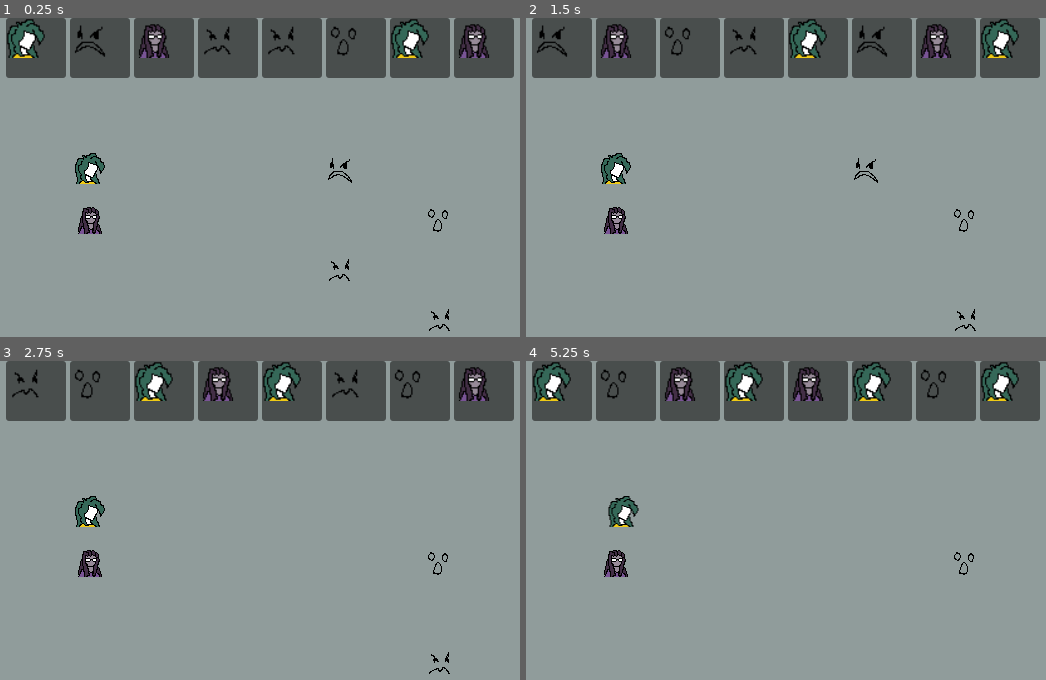
Above: before the commit, frames 1-4 (two rows, left to right).
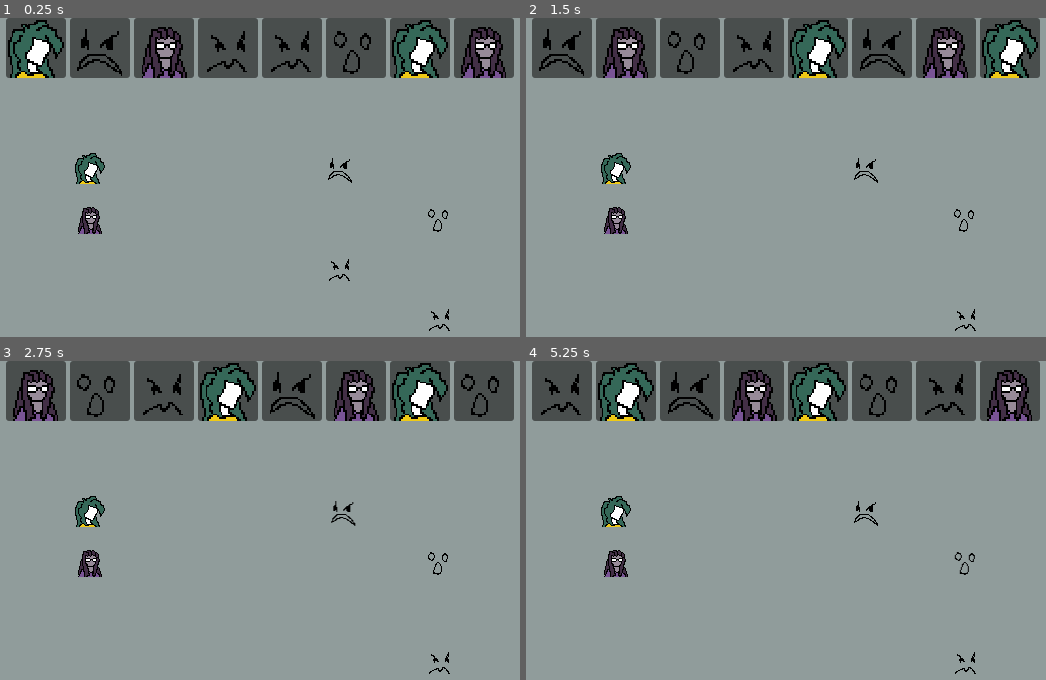
Above: after the commit, the same moments.

Repository: Octologue/godot-test-project
Game: Godot game, scene res://battle_scene.tscn
Two runs of this game, one before a commit and one after it. Both use one fixed random seed, a clock stepped at 60 frames per second and the inputs below.
Inputs:
- Up to frame 1 (0.25 s): no input
- Up to frame 2 (1.5 s): tap Enter at 0.5 s
- Up to frame 3 (2.75 s): no input
- Up to frame 4 (5.25 s): no input

The runs differ from the first frame. In frame 1, 6.3% of the frame differs, in the area x 1-98%, y 0-19%; in frame 2, 6.4%; in frame 3, 7.6%; in frame 4, 8.8%, in the area x 1-98%, y 0-99%.

Commit message:
correction bug timeline

Diff:
--- a/battle_logic/Character.gd
+++ b/battle_logic/Character.gd
@@ -41,15 +41,14 @@
 	if not alive:
 		return
 	HP -= attacker.ATK
-	print(title, " a été attaqué par ", attacker.title, " et a maintenant ", HP, " HP.")
+	print(title, " attacked by ", attacker.title, " and now has ", HP, " HP.")
 	if HP <= 0:
 		die()
 
 func die():
 	if not alive:
-		return  # Évite de tuer deux fois
+		return
 	alive = false
-	print(title, " est mort !")
+	print(title, " died")
 
-	# Informer la scène de combat pour qu'elle le retire proprement
 	EventBus.character_died.emit(self)
--- a/battle_logic/battle_scene.gd
+++ b/battle_logic/battle_scene.gd
@@ -14,6 +14,7 @@
 @export var character_scene: PackedScene
 
 
+
 var player_positions := [
 	Vector2(150, 150),
 	Vector2(150, 200),
@@ -23,16 +24,15 @@
 var enemy_positions = battle_data.enemy_pos
 
 func _ready():
+
 	_variables_init()
 	_spawn_characters(player_list,players_node)
 	_spawn_characters(enemy_list,enemies_node)
 
 	sort_and_display()
-	debugging_prints()
 	EventBus.next_attack.connect(next_turn)
 	EventBus.character_died.connect(_on_character_died)
 	next_turn()
-
 
 func _variables_init():
 	for player in player_list_data.character_list:
@@ -51,7 +51,7 @@
 		var chara_data = chara_list[i]
 		var chara_scene = character_scene.instantiate()
 		chara_node.add_child(chara_scene)
-		#pour positions, faire un check si player ou ennemi
+
 		if chara_data.is_player == true:
 			chara_scene.position = player_positions[i]
 		else :
@@ -98,7 +98,7 @@
 
 func attack(attacker, target):
 	target.get_attacked(attacker)
-	attack_anim(attacker,target)
+	await attack_anim(attacker,target)
 	EventBus.next_attack.emit()
 
 func next_turn():
--- a/battle_scene.tscn
+++ b/battle_scene.tscn
@@ -27,9 +27,10 @@
 layout_mode = 2
 
 [node name="TextureRect" type="TextureRect" parent="UI/Timeline/TimelineSlot"]
+texture_filter = 1
 layout_mode = 0
-offset_right = 40.0
-offset_bottom = 40.0
+offset_right = 60.0
+offset_bottom = 60.0
 expand_mode = 1
 stretch_mode = 5
 
@@ -38,9 +39,10 @@
 layout_mode = 2
 
 [node name="TextureRect" type="TextureRect" parent="UI/Timeline/TimelineSlot2"]
+texture_filter = 1
 layout_mode = 0
-offset_right = 40.0
-offset_bottom = 40.0
+offset_right = 60.0
+offset_bottom = 60.0
 expand_mode = 1
 stretch_mode = 5
 
@@ -49,9 +51,10 @@
 layout_mode = 2
 
 [node name="TextureRect" type="TextureRect" parent="UI/Timeline/TimelineSlot3"]
+texture_filter = 1
 layout_mode = 0
-offset_right = 40.0
-offset_bottom = 40.0
+offset_right = 60.0
+offset_bottom = 60.0
 expand_mode = 1
 stretch_mode = 5
 
@@ -60,9 +63,10 @@
 layout_mode = 2
 
 [node name="TextureRect" type="TextureRect" parent="UI/Timeline/TimelineSlot4"]
+texture_filter = 1
 layout_mode = 0
-offset_right = 40.0
-offset_bottom = 40.0
+offset_right = 60.0
+offset_bottom = 60.0
 expand_mode = 1
 stretch_mode = 5
 
@@ -71,9 +75,10 @@
 layout_mode = 2
 
 [node name="TextureRect" type="TextureRect" parent="UI/Timeline/TimelineSlot5"]
+texture_filter = 1
 layout_mode = 0
-offset_right = 40.0
-offset_bottom = 40.0
+offset_right = 60.0
+offset_bottom = 60.0
 expand_mode = 1
 stretch_mode = 5
 
@@ -82,9 +87,10 @@
 layout_mode = 2
 
 [node name="TextureRect" type="TextureRect" parent="UI/Timeline/TimelineSlot6"]
+texture_filter = 1
 layout_mode = 0
-offset_right = 40.0
-offset_bottom = 40.0
+offset_right = 60.0
+offset_bottom = 60.0
 expand_mode = 1
 stretch_mode = 5
 
@@ -93,9 +99,10 @@
 layout_mode = 2
 
 [node name="TextureRect" type="TextureRect" parent="UI/Timeline/TimelineSlot7"]
+texture_filter = 1
 layout_mode = 0
-offset_right = 40.0
-offset_bottom = 40.0
+offset_right = 60.0
+offset_bottom = 60.0
 expand_mode = 1
 stretch_mode = 5
 
@@ -104,9 +111,10 @@
 layout_mode = 2
 
 [node name="TextureRect" type="TextureRect" parent="UI/Timeline/TimelineSlot8"]
+texture_filter = 1
 layout_mode = 0
-offset_right = 40.0
-offset_bottom = 40.0
+offset_right = 60.0
+offset_bottom = 60.0
 expand_mode = 1
 stretch_mode = 5
 
